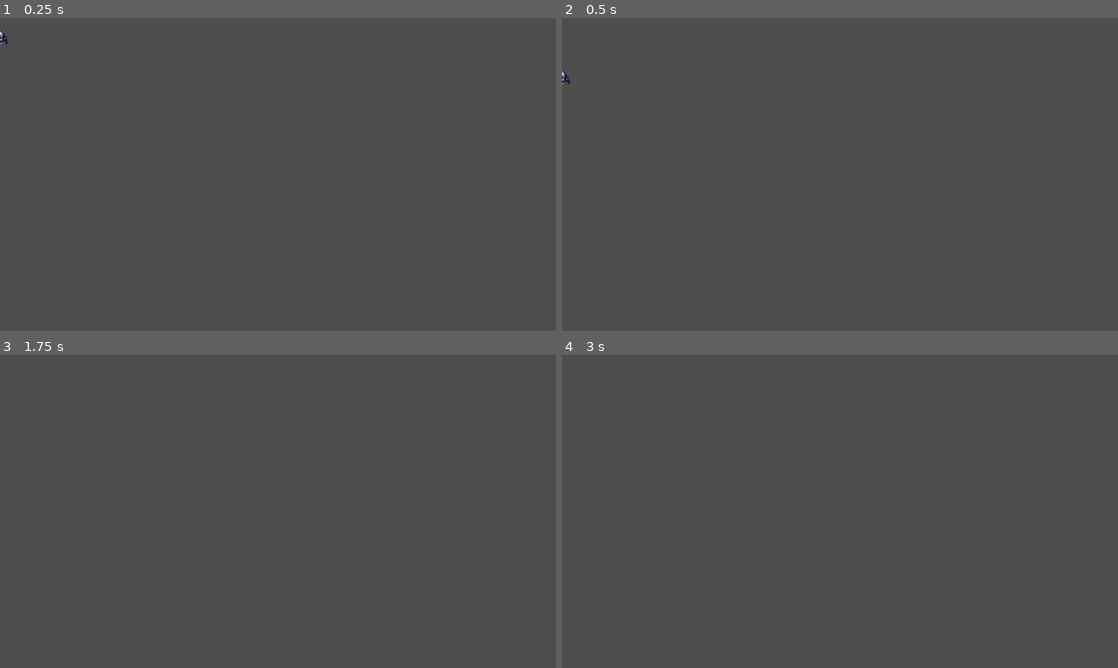
Above: before the commit, frames 1-4 (two rows, left to right).
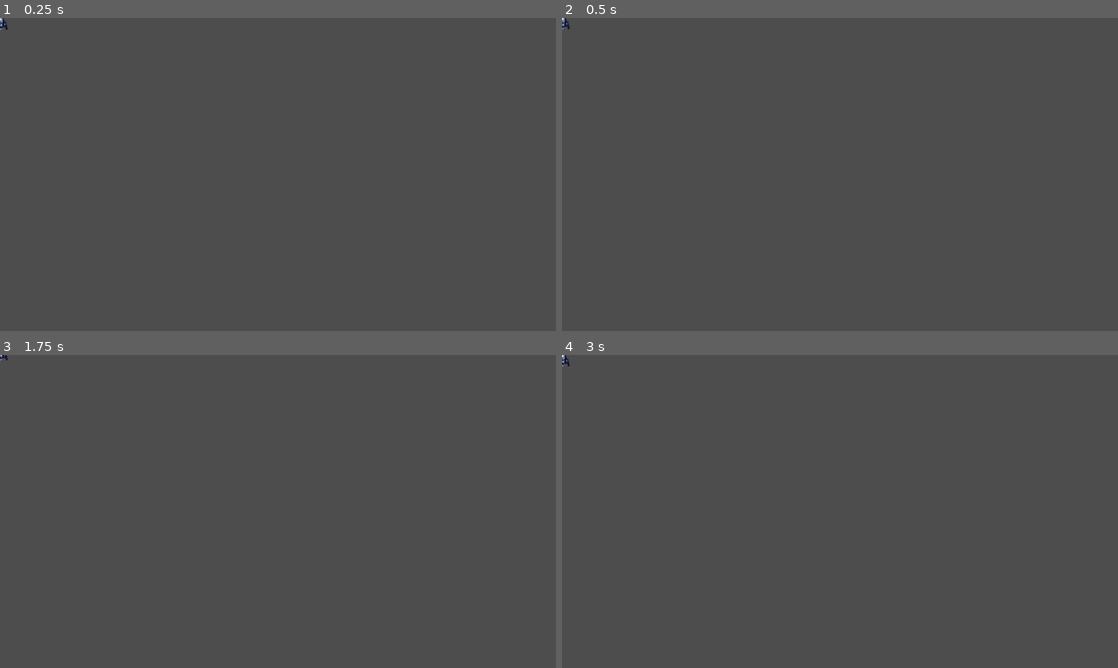
Above: after the commit, the same moments.

Repository: ON1VAS/tesiUni2025
Game: Godot game, scene res://scene/golem_pietra.tscn
Same seed, same stepped clock (60 frames per second), same inputs: the game is played once before the commit and once after it. This scene is started directly instead of the project's main scene.
Inputs:
- Up to frame 1 (0.25 s): no input
- Up to frame 2 (0.5 s): no input
- Up to frame 3 (1.75 s): hold D (ui_right) from 0.53 s (still down); tap K (attackfast) at 0.6 s; tap E (ui_accept) at 0.77, 1.52 s; tap L (attackpesant) at 1.35 s
- Up to frame 4 (3 s): tap Enter at 2 s; release D (ui_right) at 2.03 s; hold A (ui_left) 2.03-2.78 s; hold H (return_home) 2.03-2.78 s; tap E (ui_accept) at 2.75 s; hold D (ui_right) from 2.78 s (still down); tap Shift (roll) at 2.85 s

The runs differ from the first frame. In frame 1, less than 0.1% of the frame differs, in the area x 0-2%, y 0-9%; in frame 2, less than 0.1%; in frame 3, less than 0.1%; in frame 4, less than 0.1%.

Commit message:
rimossa gravita al golem_pietra

Diff:
--- a/script/golem_pietra.gd
+++ b/script/golem_pietra.gd
@@ -57,6 +57,12 @@
 	else:
 		change_state(State.RUN)
 
+	ray_cast_floor.force_raycast_update()  # Assicurati che il raycast sia aggiornato
+	if ray_cast_floor.is_colliding():
+		var floor_position = ray_cast_floor.get_collision_point()
+		global_position.y = floor_position.y - 50  # Sposta il Golem 50 unità sopra il pavimento
+
+
 	# --- COLLISION SETUP (MODIFIED) ---
 	# Imposta su quale layer si trova il Golem
 	set_collision_layer_value(3, true) # Layer 3 = "nemici"
@@ -91,8 +97,8 @@
 
 
 func _physics_process(delta: float) -> void:
-	if not is_on_floor():
-		velocity.y += gravity_strength * delta
+	#if not is_on_floor():
+	#	velocity.y += gravity_strength * delta
 
 	float_offset += float_speed * delta
 	animated_sprite.position.y = sin(float_offset) * float_amplitude
